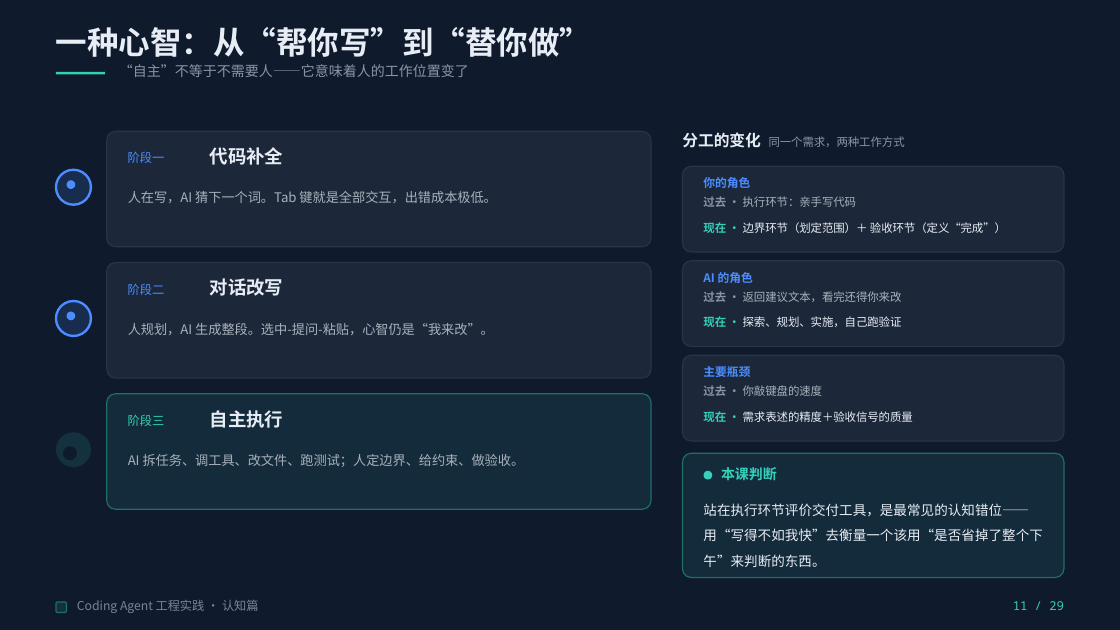
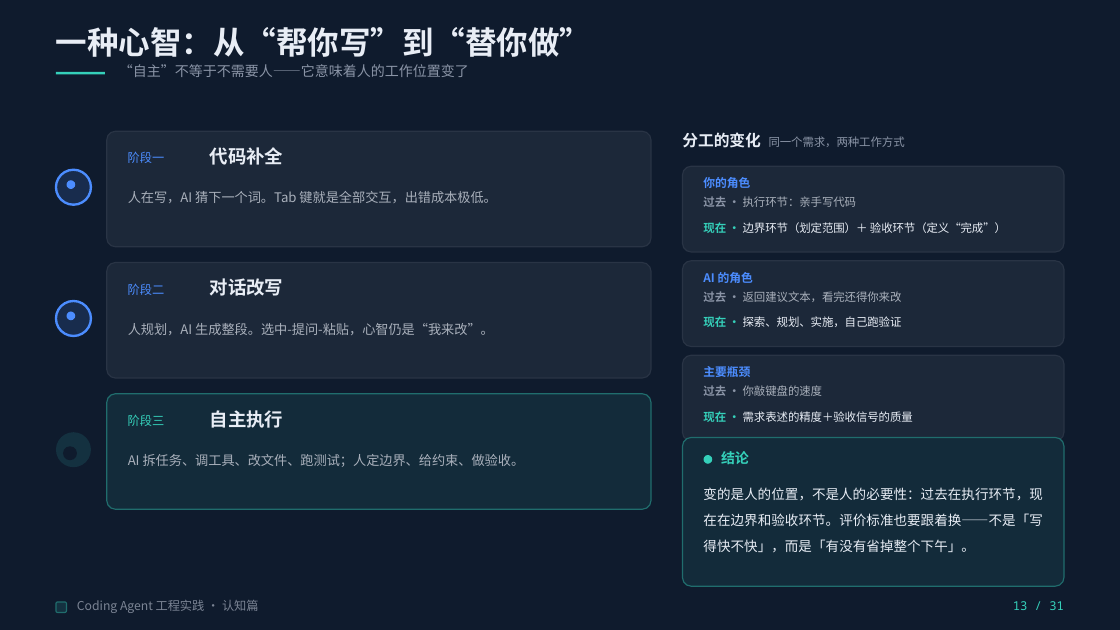
Before and after one commit to Yqghlx/AI_Learn, a slide deck: slide 13 of Coding Agent 实战指南/Coding Agent 工程实践（通用版）.pptx (slide 11 before the commit). Drawn at 1120x630 pixels with LibreOffice and Linux fonts; fonts in the diff are those of the drawing. Boxes give left, top, right and bottom in pixels: in the first picture for what was removed or moved away, otherwise in the second. Text is boxed around its words. In the diff, an @@ line names an element or a change of style, - is before the commit and + after.

```diff
--- a/Coding Agent 实战指南/Coding Agent 工程实践（通用版）.pptx
+++ b/Coding Agent 实战指南/Coding Agent 工程实践（通用版）.pptx
@@ rounded rectangle: place and size @@
-rounded rectangle at box(682, 454, 1064, 578)
+rounded rectangle at box(682, 438, 1064, 586)
@@ rounded rectangle at box(682, 438, 1064, 586): proportions changed @@
@@ rounded rectangle: place and size @@
-rounded rectangle at box(704, 471, 712, 479)
+rounded rectangle at box(704, 455, 712, 464)
@@ text at box(721, 451, 749, 464): text changed @@
-本课判断
+结论
@@ text at box(703, 487, 1042, 552): text changed @@
-站在执行环节评价交付工具，是最常见的认知错位——用“写得不如我快”去衡量一个该用“是否省掉了整个下午”来判断的东西。
+变的是人的位置，不是人的必要性：过去在执行环节，现在在边界和验收环节。评价标准也要跟着换——不是「写得快不快」，而是「有没有省掉整个下午」。
@@ text at box(1013, 601, 1064, 610): text changed @@
-11 / 29
+13 / 31
```
Also in this commit, not shown: 27 other slides changed, 2 slides added, 6 other files.
